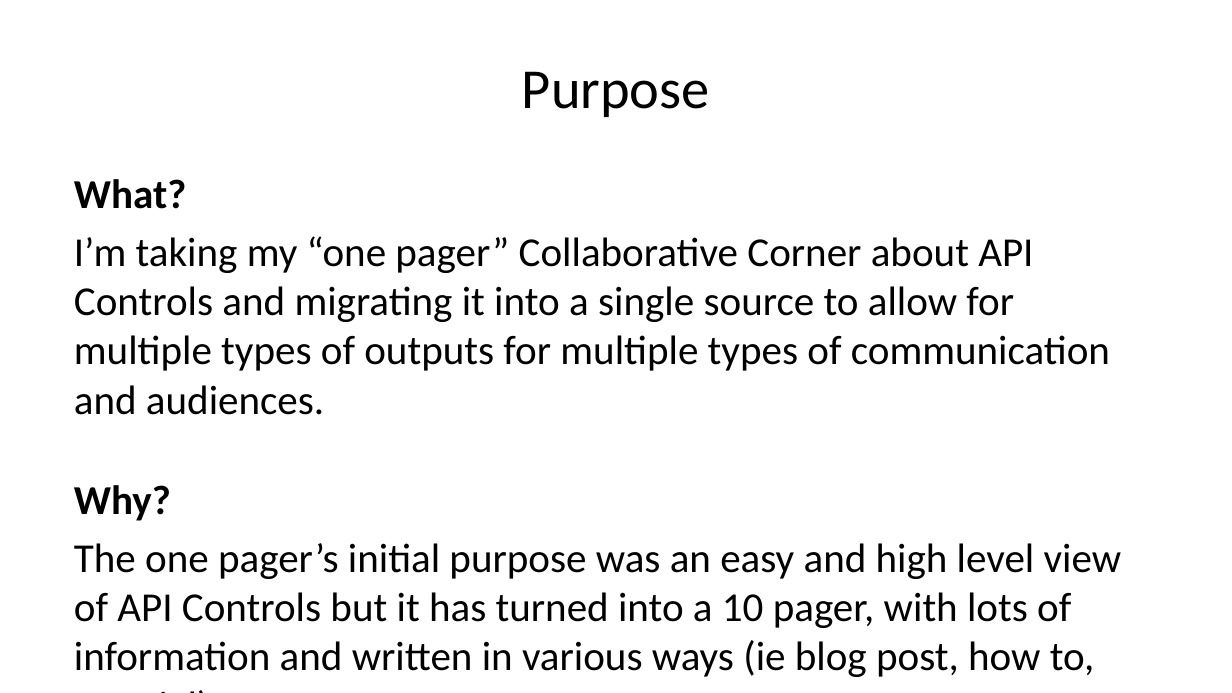
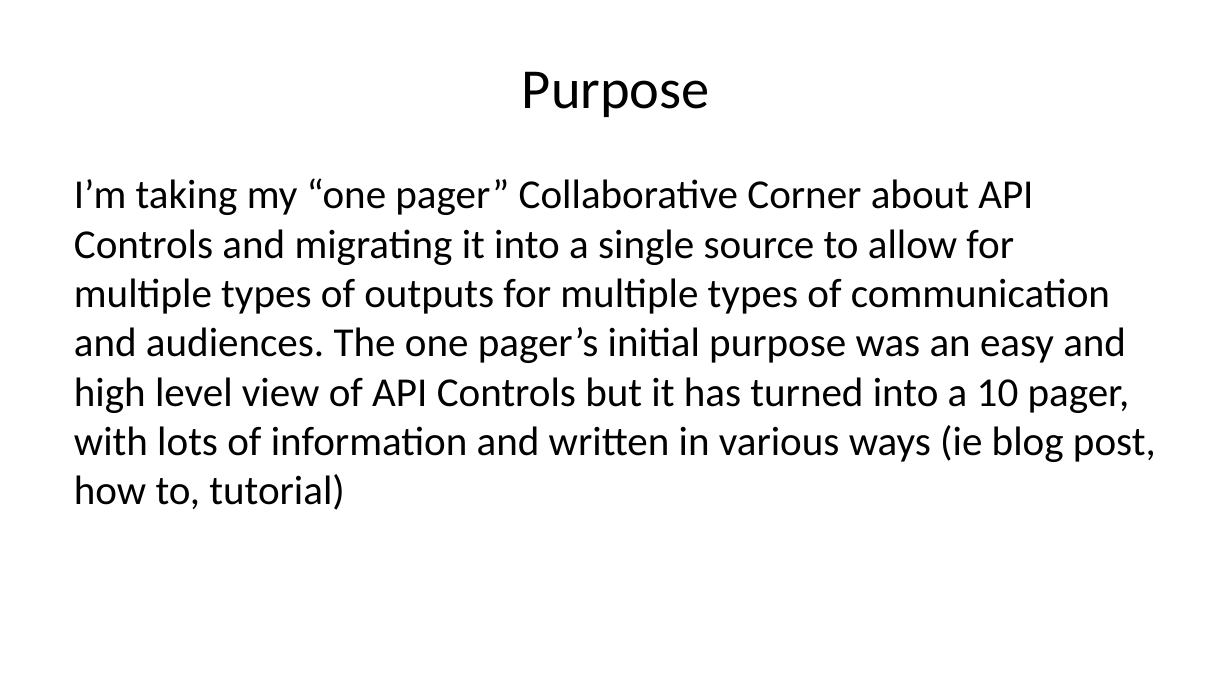
Before and after one commit to melbs/tc2benson, a slide deck: slide 2 of docs/index.pptx. Drawn at 1232x693 pixels with LibreOffice and Linux fonts; fonts in the diff are those of the drawing. Boxes give left, top, right and bottom in pixels: in the first picture for what was removed or moved away, otherwise in the second. Text is boxed around its words. In the diff, an @@ line names an element or a change of style, - is before the commit and + after.

```diff
--- a/docs/index.pptx
+++ b/docs/index.pptx
@@ text at (74, 178, 1156, 510): text changed @@
-What?
-I’m taking my “one pager” Collaborative Corner about API Controls and migrating it into a single source to allow for multiple types of outputs for multiple types of communication and audiences.
-Why?
-The one pager’s initial purpose was an easy and high level view of API Controls but it has turned into a 10 pager, with lots of information and written in various ways (ie blog post, how to, tutorial)
+I’m taking my “one pager” Collaborative Corner about API Controls and migrating it into a single source to allow for multiple types of outputs for multiple types of communication and audiences. The one pager’s initial purpose was an easy and high level view of API Controls but it has turned into a 10 pager, with lots of information and written in various ways (ie blog post, how to, tutorial)
```
Also in this commit, not shown: 2 other slides changed, 9 slides added, 22 other files.
